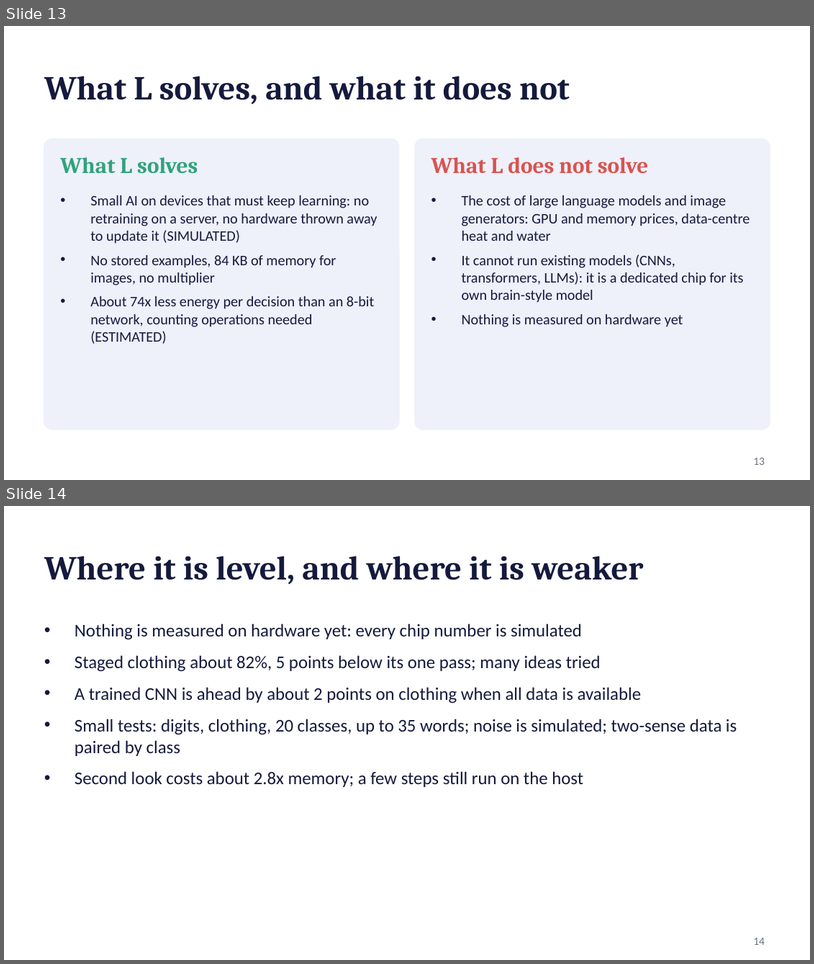
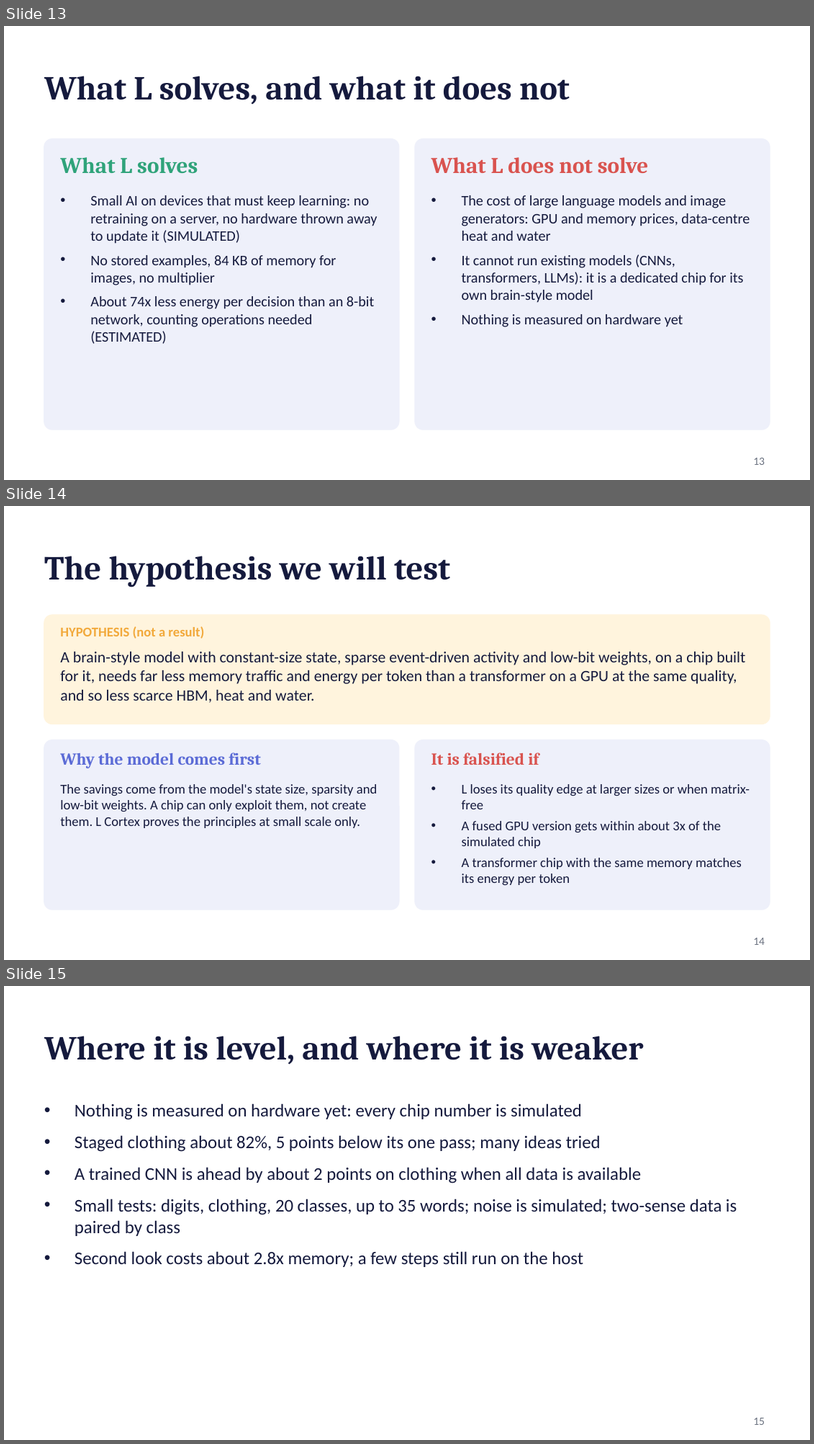
Before and after one commit to kurosaki11op-art/gpu2.0, a slide deck: docs/L_pitch_draft.pptx. Shown one above the other, each under a label of ours: slides 13 and 14 before the commit, slides 13, 14 and 15 after it. The pictures are 814x964 and 814x1444 pixels, drawn with LibreOffice and Linux fonts; fonts in the diff are those of the drawing. Boxes give left, top, right and bottom in pixels: in the first picture for what was removed or moved away, otherwise in the second. Text is boxed around its words. In the diff, an @@ line names an element or a change of style, - is before the commit and + after.

```diff
--- a/docs/L_pitch_draft.pptx
+++ b/docs/L_pitch_draft.pptx
@@ slide 14 added at <box>4,506,810,960</box>, background #FFFFFF @@
@@ title added at <box>44,556,450,587</box>, 30 pt, text #151A3D, bold @@
+The hypothesis we will test
@@ rounded rectangle added at <box>44,615,770,723</box>, fill #FFF4DD, outline #FFF4DD 1 pt @@
@@ text added at <box>60,626,204,638</box>, 12 pt, text #F2A93B, bold @@
+HYPOTHESIS (not a result)
@@ text added at <box>60,651,746,703</box>, 14 pt, text #151A3D @@
+A brain-style model with constant-size state, sparse event-driven activity and low-bit weights, on a chip built for it, needs far less memory traffic and energy per token than a transformer on a GPU at the same quality, and so less scarce HBM, heat and water.
@@ rounded rectangle added at <box>44,740,399,909</box>, fill #EEF0FA, outline #EEF0FA 1 pt @@
@@ rounded rectangle added at <box>415,740,770,909</box>, fill #EEF0FA, outline #EEF0FA 1 pt @@
@@ text added at <box>60,752,260,768</box>, 15 pt, text #5B6BD6, bold @@
+Why the model comes first
@@ text added at <box>432,752,539,764</box>, 15 pt, text #D9534F, bold @@
+It is falsified if
@@ text added at <box>60,784,378,828</box>, 12 pt, text #151A3D @@
+The savings come from the model's state size, sparsity and low-bit weights. A chip can only exploit them, not create them. L Cortex proves the principles at small scale only.
@@ text added at <box>462,784,750,885</box>, 12 pt, text #151A3D @@
+• L loses its quality edge at larger sizes or when matrix-free
+• A fused GPU version gets within about 3x of the simulated chip
+• A transformer chip with the same memory matches its energy per token
@@ page number added at <box>754,937,765,944</box>, 10 pt, text #6B7280 @@
+14
@@ what was slide 14 is now slide 15 @@
@@ page number at <box>754,1417,765,1424</box>: text changed @@
-14
+15
```
Also in this commit, not shown: 1 other slide added, 3 other files.
